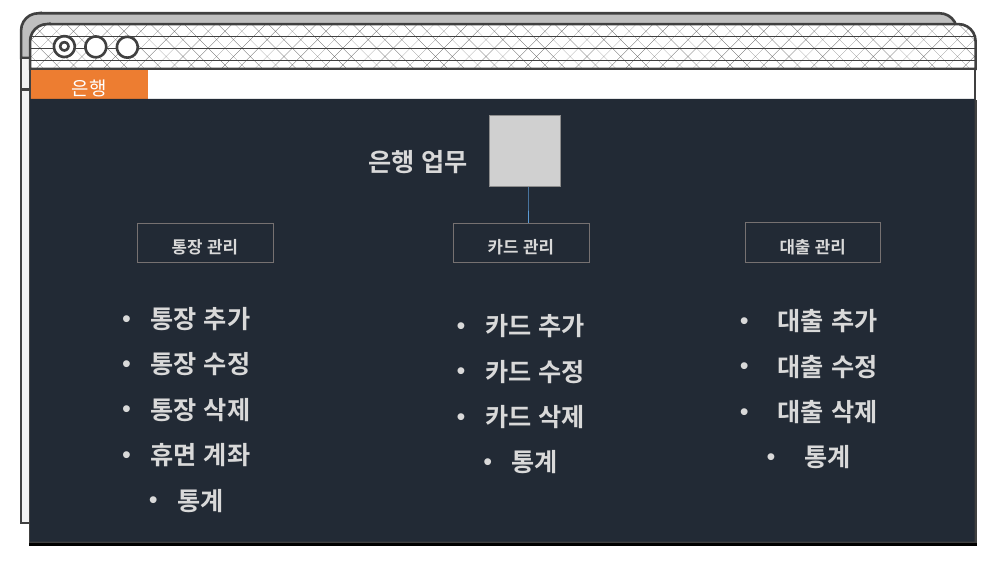
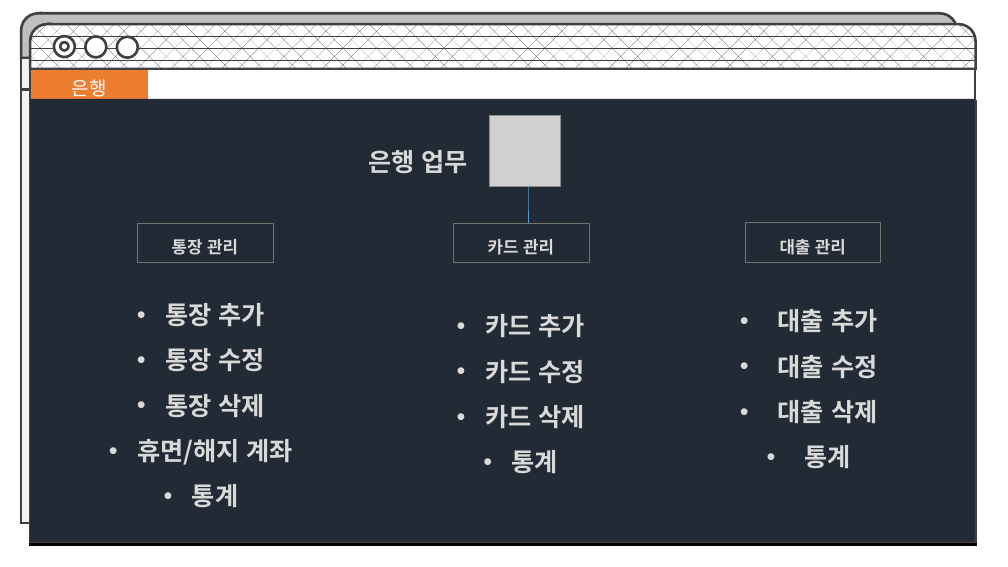
Before and after one commit to DaeguIT-MinSuKim/yi_java3st_2team, a slide deck: slide 20 of file/ppt.pptx (slide 10 before the commit). Drawn at 1008x567 pixels with LibreOffice and Linux fonts; fonts in the diff are those of the drawing; grey boxes stand for pictures. Boxes give left, top, right and bottom in pixels: in the first picture for what was removed or moved away, otherwise in the second. Text is boxed around its words. In the diff, an @@ line names an element or a change of style, - is before the commit and + after.

Commit message:
ppt, 테스트 시나리오 추가

```diff
--- a/file/ppt.pptx
+++ b/file/ppt.pptx
@@ text "통장 추가": place and size @@
-text "통장 추가" at <box>151,307,250,512</box>
+text "통장 추가" at <box>137,303,293,507</box>
@@ text at <box>137,439,293,465</box>: text changed @@
-• 휴면 계좌
+• 휴면/해지 계좌
```
Also in this commit, not shown: 2 other slides changed, 10 slides added, 1 other file.
